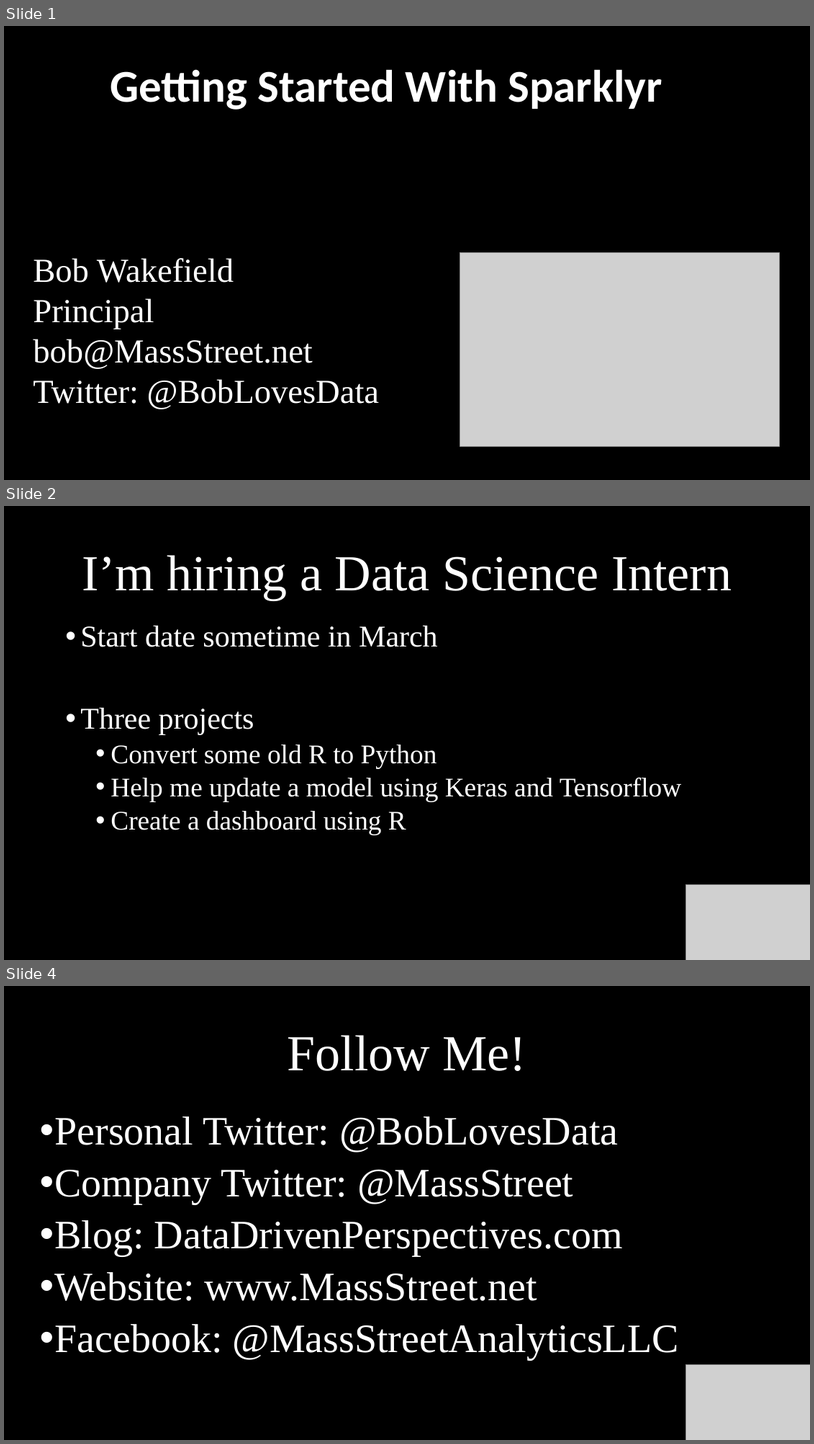
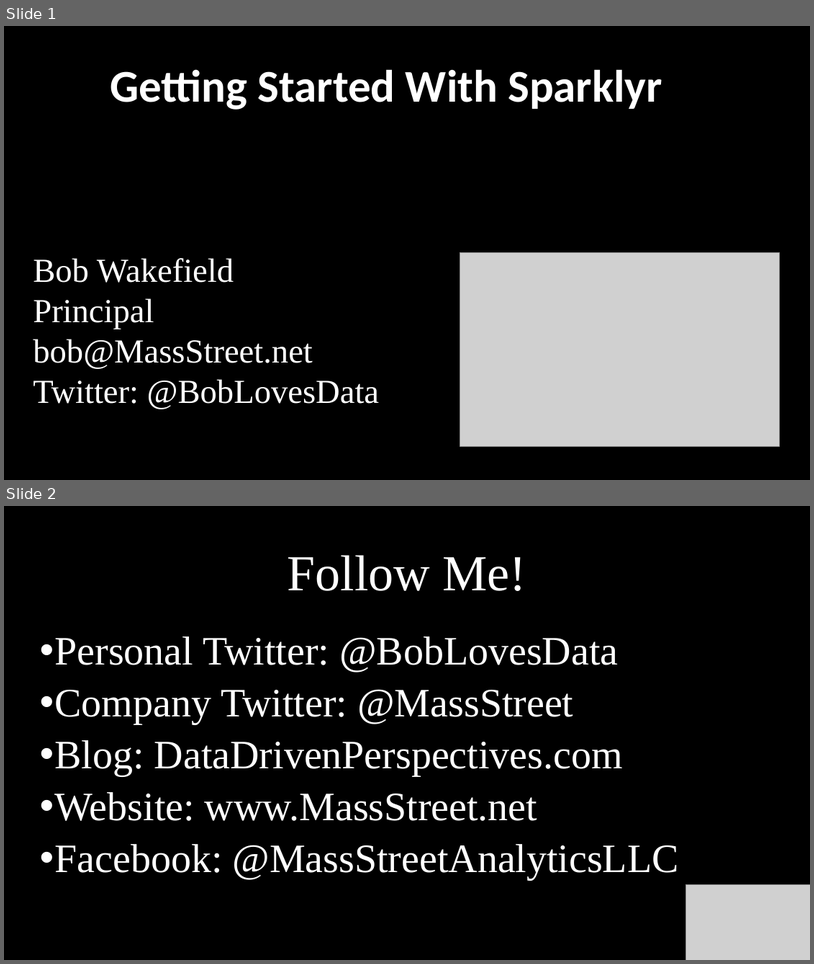
Before and after one commit to MassStreetAnalytics/getting-started-with-sparklyr, a slide deck: Documents/Deck/Getting Started With Sparklyr.pptx. Shown one above the other, each under a label of ours: slides 1, 2 and 4 before the commit, slides 1 and 2 after it; the slides between them are not shown. The pictures are 814x1444 and 814x964 pixels, drawn with LibreOffice and Linux fonts; fonts in the diff are those of the drawing; grey boxes stand for pictures; background and template pictures are left out. Boxes give left, top, right and bottom in pixels: in the first picture for what was removed or moved away, otherwise in the second. Text is boxed around its words. In the diff, an @@ line names an element or a change of style, - is before the commit and + after.

```diff
--- a/Documents/Deck/Getting Started With Sparklyr.pptx
+++ b/Documents/Deck/Getting Started With Sparklyr.pptx
@@ slide 2 removed at [4, 506, 810, 960], background picture (left out) @@
@@ title removed at [82, 555, 732, 600] @@
-I’m hiring a Data Science Intern
@@ text removed at [80, 626, 682, 834] @@
-• Start date sometime in March
-• Three projects
-  • Convert some old R to Python
-  • Help me update a model using Keras and Tensorflow
-  • Create a dashboard using R
@@ picture removed at [687, 885, 810, 960] @@
@@ what was slide 4 is now slide 2 @@
```
Also in this commit, not shown: 1 slide changed, 2 slides added, 2 other slides removed, 5 other files.
